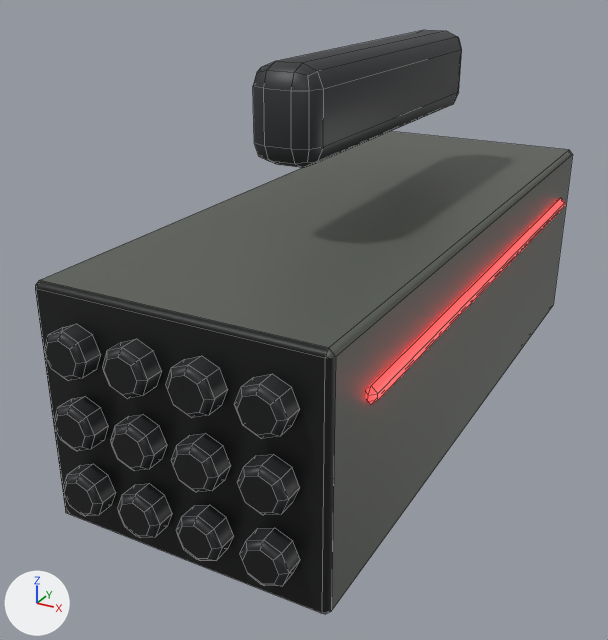
The FBX model Assets/Chopper/Art/Kits/Kit02/Models/Pod_Swarm.fbx, before and after one commit.
One viewpoint serves both versions: a 50 mm camera at (0.663, -1.472, 0.156) aimed at (-0.071, -0.137, -0.511). The axes (+X, +Y, +Z) are drawn at lower left. The lights are the same throughout. The first picture is the older version. Mesh edges are drawn as thin lines. Where no turn or scale is listed for an object, it has been applied to the vertices. Vertices at exactly the same position are counted once.

The first picture shows 'Pod_Swarm'.
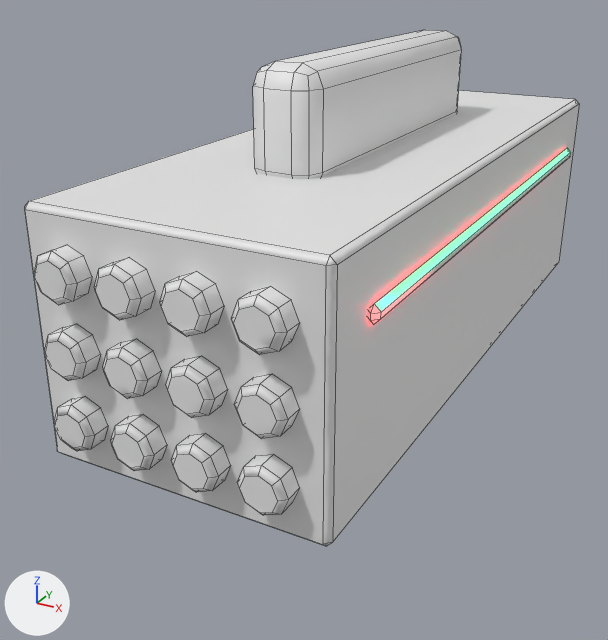
Location of each change, [x1, y1, x2, y2] in pixels of the pictures (608 x 640 px; the box of a moved part takes in the faces that stretch with it):
'Pod_Swarm', recoloured, reshaped, surface changed (lighter, 12% shorter)
    before: [35, 30, 573, 614]
    after: [24, 30, 579, 546]
part 1 of me_pod_swarm, moved or reshaped
    before: [35, 131, 573, 614]
    after: [24, 91, 579, 546]
part 2 of me_pod_swarm, moved or reshaped
    before: [240, 527, 300, 586]
    after: [237, 454, 300, 515]
part 3 of me_pod_swarm, moved or reshaped
    before: [177, 505, 234, 561]
    after: [171, 433, 231, 492]
part 4 of me_pod_swarm, moved or reshaped
    before: [118, 483, 172, 538]
    after: [111, 414, 167, 471]
part 5 of me_pod_swarm, moved or reshaped
    before: [64, 464, 115, 516]
    after: [54, 396, 108, 451]
part 6 of me_pod_swarm, moved or reshaped
    before: [237, 454, 300, 515]
    after: [234, 374, 300, 439]
part 7 of me_pod_swarm, moved or reshaped
    before: [171, 433, 231, 492]
    after: [166, 356, 228, 418]
part 8 of me_pod_swarm, moved or reshaped
    before: [111, 414, 167, 471]
    after: [103, 339, 161, 399]
part 9 of me_pod_swarm, moved or reshaped
    before: [54, 396, 108, 451]
    after: [45, 324, 101, 381]
part 10 of me_pod_swarm, moved or reshaped
    before: [234, 374, 300, 439]
    after: [231, 287, 299, 355]
part 11 of me_pod_swarm, moved or reshaped
    before: [166, 356, 228, 418]
    after: [160, 271, 224, 337]
part 12 of me_pod_swarm, moved or reshaped
    before: [103, 339, 161, 399]
    after: [94, 258, 155, 320]
part 13 of me_pod_swarm, moved or reshaped
    before: [45, 324, 101, 381]
    after: [34, 245, 92, 305]
part 14 of me_pod_swarm, moved or reshaped
    before: [366, 198, 564, 405]
    after: [369, 148, 571, 325]
part 15 of me_pod_swarm, moved or reshaped
    before: [253, 50, 462, 168]
    after: [253, 50, 462, 179]
part 16 of me_pod_swarm, surface changed (lighter)
    before: [35, 30, 573, 614]
    after: [24, 30, 579, 546]

The edits, one by one:
Picture 'Kit02_Modules_Emission.png' (img_kit02_modules_emission_png) is new.
Picture 'Kit02_Modules_Normal.png' (img_kit02_modules_normal_png) is new.
Material 'Kit02_Modules' (mat_kit02_modules) is new.
Uses the picture img_kit02_modules_emission_png.
Uses the picture img_kit02_modules_normal_png.
me_pod_swarm is used by ob_pod_swarm; location (0.0, 0.0, 0.0).
me_pod_swarm had 496 vertices, 428 faces and spanned x -0.265..0.265, y -0.69..0.65, z -0.71..0.0.
me_pod_swarm no longer uses material mat_kit02_kit.
me_pod_swarm now has 496 vertices, 428 faces and spans x -0.265..0.265, y -0.69..0.65, z -0.59..0.0.
me_pod_swarm part 1: the loose piece of 24 vertices spanning x -0.25..0.25, y -0.65..0.65, z -0.71..-0.29 is moved by (0.0, 0.0, 0.12).
me_pod_swarm part 2: the loose piece of 32 vertices spanning x 0.125..0.205, y -0.69..-0.64, z -0.66..-0.58 is moved by (0.0, 0.0, 0.12).
me_pod_swarm part 3: the loose piece of 32 vertices spanning x 0.015..0.095, y -0.69..-0.64, z -0.66..-0.58 is moved by (0.0, 0.0, 0.12).
me_pod_swarm part 4: the loose piece of 32 vertices spanning x -0.095..-0.015, y -0.69..-0.64, z -0.66..-0.58 is moved by (0.0, 0.0, 0.12).
me_pod_swarm part 5: the loose piece of 32 vertices spanning x -0.205..-0.125, y -0.69..-0.64, z -0.66..-0.58 is moved by (0.0, 0.0, 0.12).
me_pod_swarm part 6: the loose piece of 32 vertices spanning x 0.125..0.205, y -0.69..-0.64, z -0.54..-0.46 is moved by (0.0, 0.0, 0.12).
me_pod_swarm part 7: the loose piece of 32 vertices spanning x 0.015..0.095, y -0.69..-0.64, z -0.54..-0.46 is moved by (0.0, 0.0, 0.12).
me_pod_swarm part 8: the loose piece of 32 vertices spanning x -0.095..-0.015, y -0.69..-0.64, z -0.54..-0.46 is moved by (0.0, 0.0, 0.12).
me_pod_swarm part 9: the loose piece of 32 vertices spanning x -0.205..-0.125, y -0.69..-0.64, z -0.54..-0.46 is moved by (0.0, 0.0, 0.12).
me_pod_swarm part 10: the loose piece of 32 vertices spanning x 0.125..0.205, y -0.69..-0.64, z -0.42..-0.34 is moved by (0.0, 0.0, 0.12).
me_pod_swarm part 11: the loose piece of 32 vertices spanning x 0.015..0.095, y -0.69..-0.64, z -0.42..-0.34 is moved by (0.0, 0.0, 0.12).
me_pod_swarm part 12: the loose piece of 32 vertices spanning x -0.095..-0.015, y -0.69..-0.64, z -0.42..-0.34 is moved by (0.0, 0.0, 0.12).
me_pod_swarm part 13: the loose piece of 32 vertices spanning x -0.205..-0.125, y -0.69..-0.64, z -0.42..-0.34 is moved by (0.0, 0.0, 0.12).
me_pod_swarm part 14: the loose piece of 16 vertices spanning x 0.245..0.265, y -0.55..0.55, z -0.415..-0.385 is moved by (0.0, 0.0, 0.12).
me_pod_swarm part 15: all 28 vertices in x -0.06..0.06, y -0.35..0.35, z -0.16..-0.124 are moved by (0.0, 0.0, -0.04).
me_pod_swarm part 16: texture (UV) coordinates of 428 of 428 faces, centred in x -0.265..0.265, y -0.69..0.65, z -0.71..0.0, changed; they spanned u 0.1..0.7, v 0.1..0.9 and now span u 0.0..0.97, v 0.12..1.0.
Other edits to the shape of me_pod_swarm do not show in these pictures.
me_pod_swarm gains material mat_kit02_modules.
